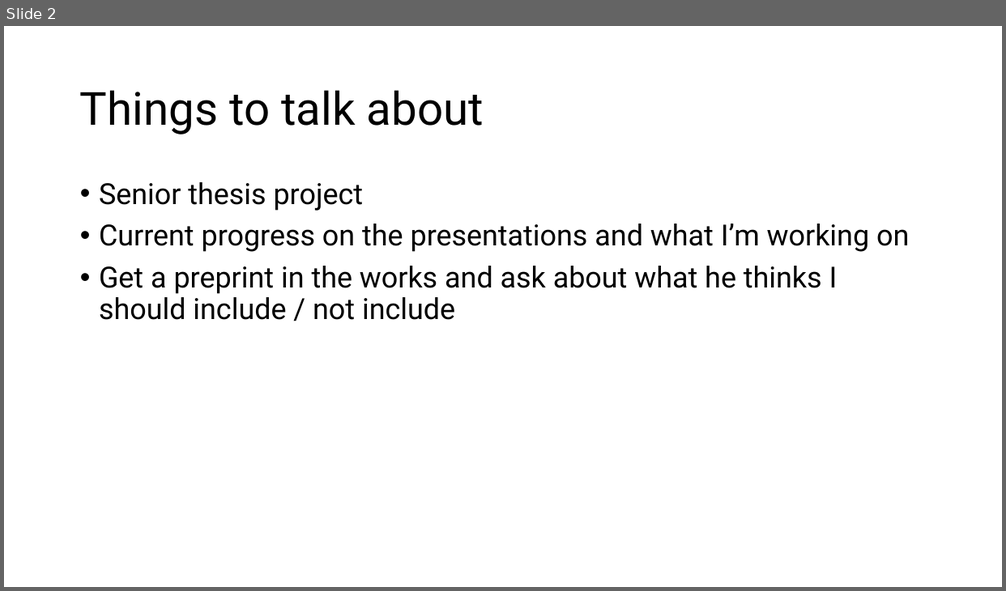
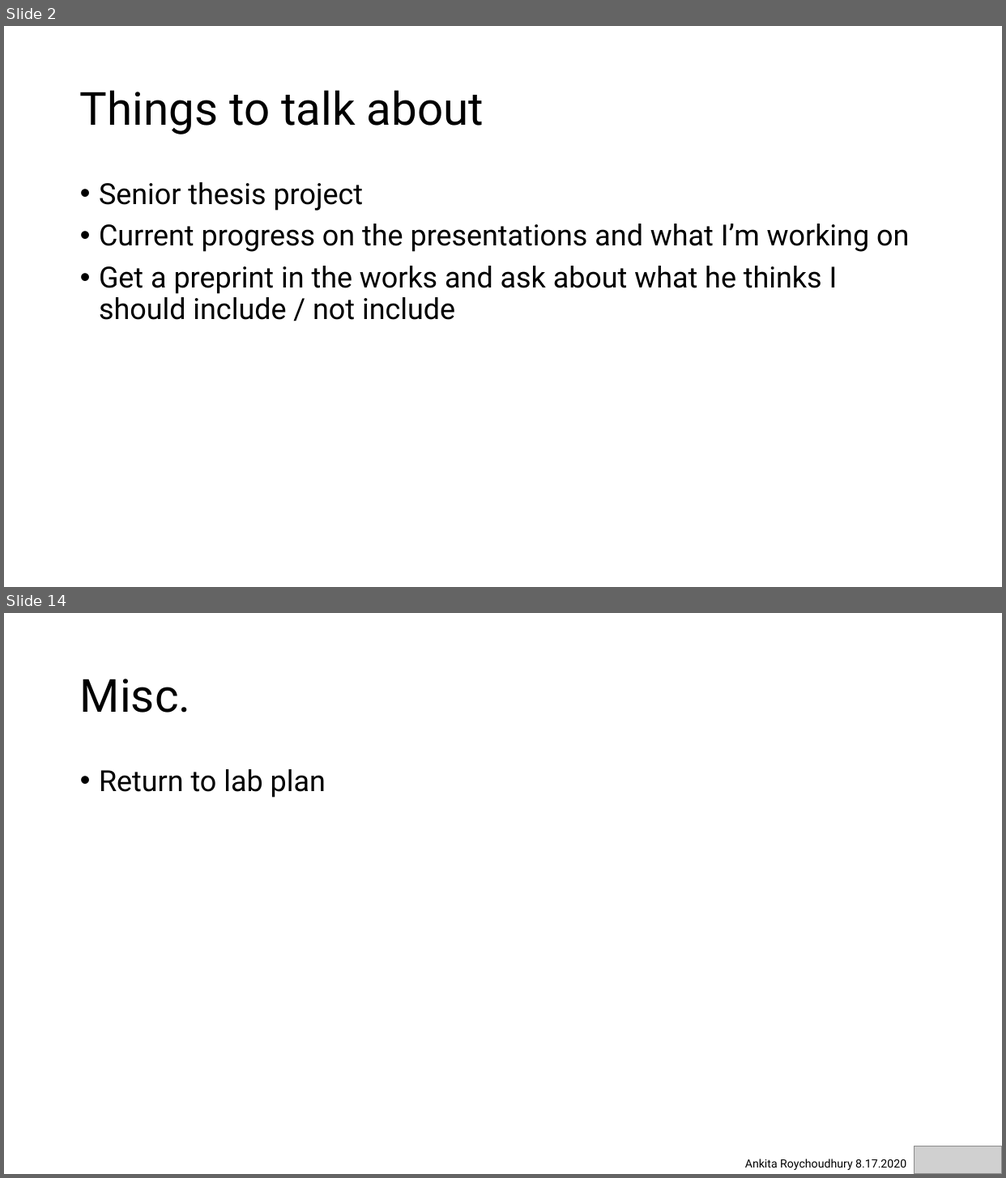
Before and after one commit to AnkitaRoychoudhury/ug_murray, a slide deck: miscellaneous/presentations/20200817_murray_mtg.pptx. Shown one above the other, each under a label of ours: slide 2 before the commit, slides 2 and 14 after it; the slides between them are not shown. The pictures are 1006x591 and 1006x1178 pixels, drawn with LibreOffice and Linux fonts; fonts in the diff are those of the drawing; grey boxes stand for pictures. Boxes give left, top, right and bottom in pixels: in the first picture for what was removed or moved away, otherwise in the second. Text is boxed around its words. In the diff, an @@ line names an element or a change of style, - is before the commit and + after.

```diff
--- a/miscellaneous/presentations/20200817_murray_mtg.pptx
+++ b/miscellaneous/presentations/20200817_murray_mtg.pptx
@@ slide 14 added at box(4, 613, 1002, 1174), background #FFFFFF @@
@@ title added at box(80, 679, 191, 713), 44 pt, text #000000 @@
+Misc.
@@ text added at box(99, 769, 326, 798), 28 pt, text #000000 @@
+• Return to lab plan
@@ picture added at box(914, 1146, 1002, 1174) @@
@@ text added at box(745, 1159, 906, 1170), 11 pt, text #000000 @@
+Ankita Roychoudhury 8.17.2020
```
Also in this commit, not shown: 1 slide changed, 11 other slides added, 14 other files.
